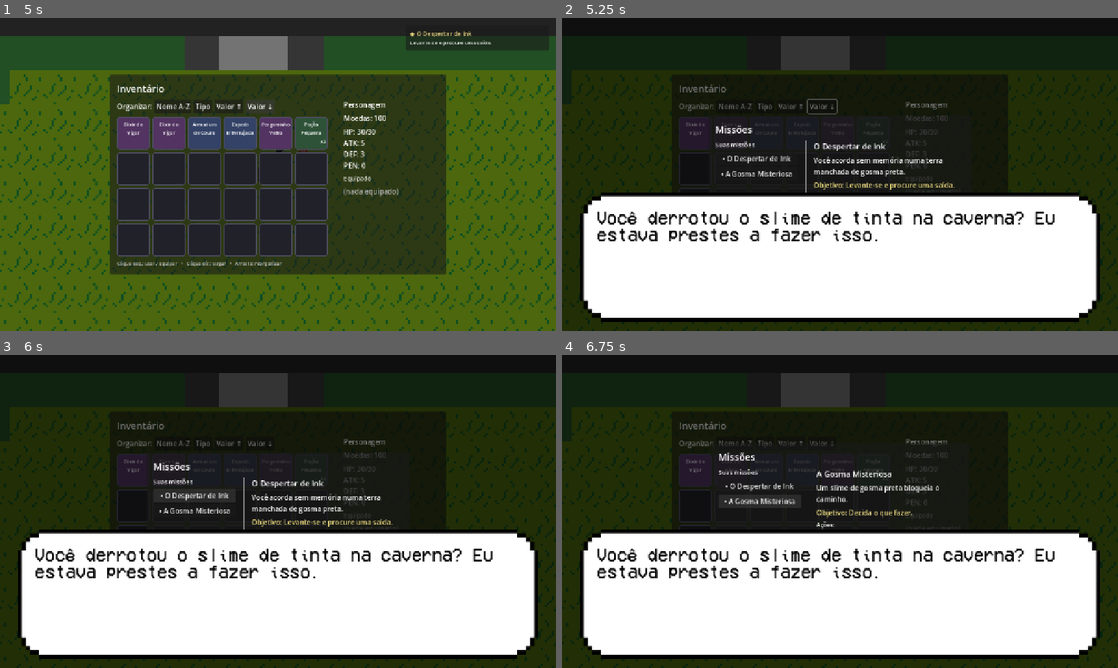
Above: before the commit, frames 1-4 (two rows, left to right).
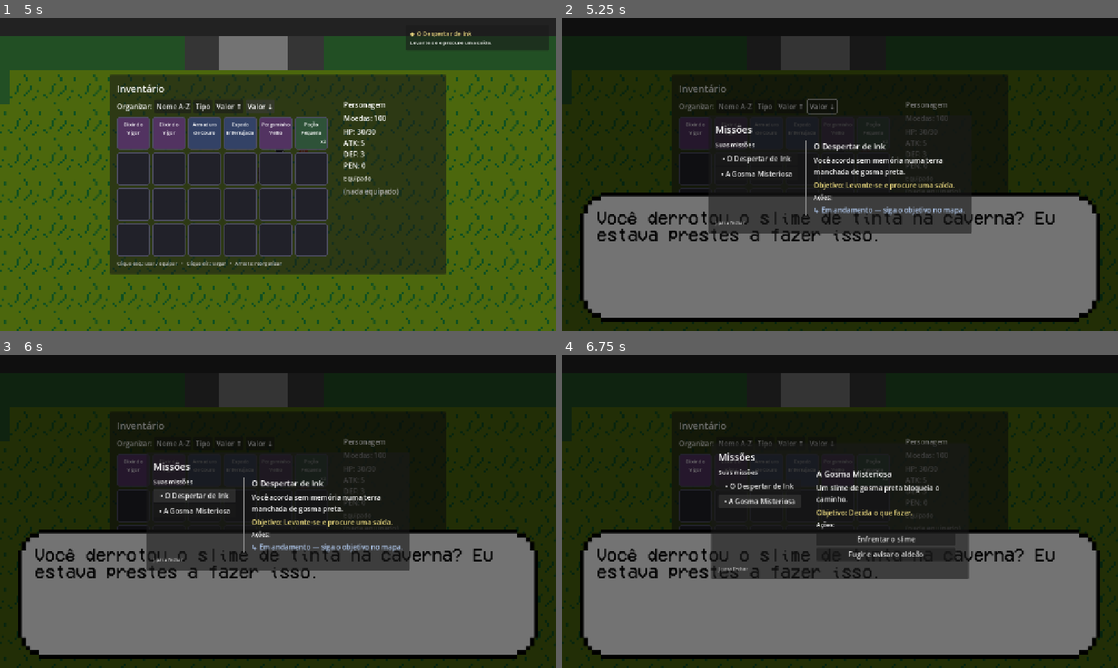
Above: after the commit, the same moments.

Repository: RodrigoAlvys/The-legend-of-Ink
Game: Godot game, scene res://mapas/mapa2.tscn
The game is run twice, just before and just after one commit, with the same random seed, the same clock (stepped at 60 frames per second) and the same inputs. This scene is started directly instead of the project's main scene.
Inputs (mouse positions are in pixels of both pictures, inside the frame that each line leads up to):
- Up to frame 1 (5 s): tap Enter at 0.5 s; move the mouse to (400, 158) at 0.52 s; hold Right (ui_right) 0.53-1.25 s; hold E (interact) 0.53-1.25 s; click (400, 158) at 0.67 s; tap I at 0.8 s; drag from (133, 133) to (250, 68) at 1.27 s; click "Nome A-Z" at 2 s; click "Tipo" at 2.75 s; click "Valor ↑" at 3.5 s; click "Valor ↓" at 4.25 s
- Up to frame 2 (5.25 s): tap Space at 5 s; move the mouse to (728, 133) at 5.02 s; hold Right (ui_right) from 5.03 s (still down); hold E (interact) from 5.03 s (still down); tap J at 5.1 s; click (728, 133) at 5.17 s
- Up to frame 3 (6 s): release Right (ui_right) at 5.75 s; release E (interact) at 5.75 s; click "• O Despertar de Ink" at 5.75 s
- Up to frame 4 (6.75 s): click "• A Gosma Misteriosa" at 6.5 s

Frame 1 is identical in both runs. In frame 2, 35% of the frame differs, in the area x 3-97%, y 55-96%; in frame 3, 35%; in frame 4, 35%.

Commit message:
Loja: comprar, vender e montante final
- shop.gd: carrinho de compra/venda, montante e validacao (moedas + espaco)
- shop_ui.gd: menu da loja com tooltips e aviso quando nao da pra confirmar
- amarelo_loja.gd: mercador abre a loja ao interagir (E)
- game.gd: cria a ShopUI
- inventory.gd: get_count soma todas as pilhas (vender nao-empilhavel em qtd)

Refs #12

Diff:
--- a/rp-gprojeto/inventory/inventory.gd
+++ b/rp-gprojeto/inventory/inventory.gd
@@ -51,8 +51,12 @@
 	return _find_slot(item) != -1
 
 func get_count(item: Item) -> int:
-	var idx: int = _find_slot(item)
-	return slots[idx]["count"] if idx != -1 else 0
+	# soma todas as pilhas do item (itens não-empilháveis ficam em vários slots)
+	var total: int = 0
+	for s in slots:
+		if s["item"].id == item.id:
+			total += int(s["count"])
+	return total
 
 # ---------------- ações no inventário ----------------
 func consume(index: int) -> bool:
--- /dev/null
+++ b/rp-gprojeto/inventory/shop.gd
@@ -0,0 +1,120 @@
+# Shop.gd
+# Lógica da loja (US-10). Trabalha com um "carrinho": o jogador escolhe o que
+# comprar e o que vender, vê o montante final (o que vai gastar/ganhar) e só no
+# botão Confirmar a transação acontece de verdade — atualizando moedas e itens.
+class_name Shop
+extends RefCounted
+
+const RAZAO_VENDA: float = 0.5   # a loja paga metade do valor ao comprar de você
+
+var inventory: Inventory
+var estoque: Array = []          # ids dos itens que o mercador vende
+
+# carrinho: id do item -> quantidade
+var compras: Dictionary = {}
+var vendas: Dictionary = {}
+
+# ---------------- preços ----------------
+func preco_compra(item: Item) -> int:
+	return item.value
+
+func preco_venda(item: Item) -> int:
+	return int(floor(item.value * RAZAO_VENDA))
+
+# ---------------- carrinho ----------------
+func add_compra(id: String) -> void:
+	compras[id] = int(compras.get(id, 0)) + 1
+
+func tira_compra(id: String) -> void:
+	if compras.has(id):
+		compras[id] -= 1
+		if compras[id] <= 0:
+			compras.erase(id)
+
+# Só vende item que o jogador tem e que não seja de missão; respeita a quantidade.
+func add_venda(id: String) -> void:
+	var item := ItemDatabase.get_item(id)
+	if item == null or item.type == Item.Type.QUEST:
+		return
+	var tem: int = inventory.get_count(item)
+	if int(vendas.get(id, 0)) < tem:
+		vendas[id] = int(vendas.get(id, 0)) + 1
+
+func tira_venda(id: String) -> void:
+	if vendas.has(id):
+		vendas[id] -= 1
+		if vendas[id] <= 0:
+			vendas.erase(id)
+
+func limpar() -> void:
+	compras.clear()
+	vendas.clear()
+
+# ---------------- balanço (RF-10c) ----------------
+func custo_compras() -> int:
+	var total: int = 0
+	for id in compras:
+		total += preco_compra(ItemDatabase.get_item(id)) * compras[id]
+	return total
+
+func ganho_vendas() -> int:
+	var total: int = 0
+	for id in vendas:
+		total += preco_venda(ItemDatabase.get_item(id)) * vendas[id]
+	return total
+
+# Montante final: quanto as moedas mudam no fim (vendas entram, compras saem).
+func montante() -> int:
+	return ganho_vendas() - custo_compras()
+
+func moedas_apos() -> int:
+	return inventory.coins + montante()
+
+# ---------------- validação ----------------
+func tem_moedas() -> bool:
+	return moedas_apos() >= 0
+
+# Conta quantos slots o inventário usaria depois da transação (compras ocupam,
+# vendas liberam), respeitando empilháveis. Nega a compra se não couber.
+func cabe_no_inventario() -> bool:
+	var bolsa: Dictionary = {}   # id -> {item, count}
+	for s in inventory.slots:
+		var it: Item = s["item"]
+		var atual: int = int(bolsa[it.id]["count"]) if bolsa.has(it.id) else 0
+		bolsa[it.id] = {"item": it, "count": atual + int(s["count"])}
+	for id in vendas:
+		if bolsa.has(id):
+			bolsa[id]["count"] -= vendas[id]
+			if bolsa[id]["count"] <= 0:
+				bolsa.erase(id)
+	for id in compras:
+		var it := ItemDatabase.get_item(id)
+		var atual: int = int(bolsa[id]["count"]) if bolsa.has(id) else 0
+		bolsa[id] = {"item": it, "count": atual + compras[id]}
+	var usados: int = 0
+	for id in bolsa:
+		var it: Item = bolsa[id]["item"]
+		usados += 1 if it.stackable else int(bolsa[id]["count"])
+	return usados <= Inventory.MAX_SLOTS
+
+func pode_confirmar() -> bool:
+	if compras.is_empty() and vendas.is_empty():
+		return false
+	return tem_moedas() and cabe_no_inventario()
+
+# ---------------- finalizar (RF-10a / RF-10b / RF-10f) ----------------
+# Aplica tudo de uma vez: vende (libera espaço + ganha moedas), depois compra.
+func confirmar() -> bool:
+	if not pode_confirmar():
+		return false
+	for id in vendas:
+		var item := ItemDatabase.get_item(id)
+		for i in range(vendas[id]):       # 1 a 1 (cobre item não-empilhável em vários slots)
+			inventory.remove_item(item, 1)
+		inventory.add_coins(preco_venda(item) * vendas[id])
+	for id in compras:
+		var item := ItemDatabase.get_item(id)
+		inventory.add_coins(-preco_compra(item) * compras[id])
+		inventory.add_item(item, compras[id])
+	limpar()
+	return true
--- /dev/null
+++ b/rp-gprojeto/inventory/shop_ui.gd
@@ -0,0 +1,246 @@
+# ShopUI.gd
+# Tela da loja (US-10), construída por código. Mostra o que dá pra comprar e o
+# que dá pra vender, com preços e tooltips. O jogador monta o carrinho, vê o
+# montante ao vivo e fecha o negócio no botão Confirmar.
+class_name ShopUI
+extends CanvasLayer
+
+var inventory: Inventory
+var shop: Shop
+
+var _root: Control
+var _buy_list: VBoxContainer
+var _sell_list: VBoxContainer
+var _coins_label: Label
+var _montante_label: Label
+var _apos_label: Label
+var _aviso_label: Label
+var _confirm_btn: Button
+
+func _ready() -> void:
+	_build()
+	_root.visible = false
+
+# Abre a loja com o estoque do mercador (lista de ids de item).
+func abrir(estoque: Array) -> void:
+	if inventory == null:
+		inventory = Game.inventory
+	shop = Shop.new()
+	shop.inventory = inventory
+	shop.estoque = estoque
+	_root.visible = true
+	_refresh()
+
+func fechar() -> void:
+	_root.visible = false
+
+func aberta() -> bool:
+	return _root != null and _root.visible
+
+# ---------------- construção ----------------
+func _build() -> void:
+	_root = Control.new()
+	_root.set_anchors_and_offsets_preset(Control.PRESET_FULL_RECT)
+	_root.mouse_filter = Control.MOUSE_FILTER_STOP
+	add_child(_root)
+
+	var dim := ColorRect.new()
+	dim.color = Color(0, 0, 0, 0.55)
+	dim.set_anchors_and_offsets_preset(Control.PRESET_FULL_RECT)
+	_root.add_child(dim)
+
+	var center := CenterContainer.new()
+	center.set_anchors_and_offsets_preset(Control.PRESET_FULL_RECT)
+	center.mouse_filter = Control.MOUSE_FILTER_IGNORE
+	_root.add_child(center)
+
+	var window := PanelContainer.new()
+	center.add_child(window)
+
+	var margin := MarginContainer.new()
+	for lado in ["margin_left", "margin_right", "margin_top", "margin_bottom"]:
+		margin.add_theme_constant_override(lado, 16)
+	window.add_child(margin)
+
+	var col := VBoxContainer.new()
+	col.add_theme_constant_override("separation", 10)
+	col.custom_minimum_size = Vector2(620, 0)
+	margin.add_child(col)
+
+	var titulo := Label.new()
+	titulo.text = "Loja"
+	titulo.add_theme_font_size_override("font_size", 22)
+	col.add_child(titulo)
+
+	var body := HBoxContainer.new()
+	body.add_theme_constant_override("separation", 16)
+	col.add_child(body)
+
+	# coluna comprar
+	body.add_child(_coluna("Comprar", true))
+	body.add_child(VSeparator.new())
+	# coluna vender
+	body.add_child(_coluna("Vender", false))
+
+	col.add_child(HSeparator.new())
+
+	# painel de balanço
+	_coins_label = Label.new()
+	col.add_child(_coins_label)
+	_montante_label = Label.new()
+	col.add_child(_montante_label)
+	_apos_label = Label.new()
+	_apos_label.add_theme_font_size_override("font_size", 16)
+	col.add_child(_apos_label)
+
+	# aviso do motivo de não dar pra confirmar (cheio / sem moeda)
+	_aviso_label = Label.new()
+	_aviso_label.add_theme_color_override("font_color", Color(0.95, 0.55, 0.5))
+	_aviso_label.add_theme_font_size_override("font_size", 13)
+	col.add_child(_aviso_label)
+
+	var botoes := HBoxContainer.new()
+	botoes.add_theme_constant_override("separation", 8)
+	col.add_child(botoes)
+	_confirm_btn = Button.new()
+	_confirm_btn.text = "Confirmar"
+	_confirm_btn.pressed.connect(_on_confirmar)
+	botoes.add_child(_confirm_btn)
+	var fechar_btn := Button.new()
+	fechar_btn.text = "Fechar (Esc)"
+	fechar_btn.pressed.connect(fechar)
+	botoes.add_child(fechar_btn)
+
+# cria uma coluna (comprar/vender) com título e a lista que será preenchida
+func _coluna(titulo: String, eh_compra: bool) -> VBoxContainer:
+	var c := VBoxContainer.new()
+	c.custom_minimum_size = Vector2(290, 320)
+	c.add_theme_constant_override("separation", 6)
+	var lbl := Label.new()
+	lbl.text = titulo
+	lbl.add_theme_font_size_override("font_size", 15)
+	c.add_child(lbl)
+	var scroll := ScrollContainer.new()
+	scroll.custom_minimum_size = Vector2(290, 300)
+	scroll.horizontal_scroll_mode = ScrollContainer.SCROLL_MODE_DISABLED
+	c.add_child(scroll)
+	var lista := VBoxContainer.new()
+	lista.size_flags_horizontal = Control.SIZE_EXPAND_FILL
+	lista.add_theme_constant_override("separation", 4)
+	scroll.add_child(lista)
+	if eh_compra:
+		_buy_list = lista
+	else:
+		_sell_list = lista
+	return c
+
+# ---------------- atualização ----------------
+func _refresh() -> void:
+	if shop == null:
+		return
+	for n in _buy_list.get_children():
+		n.queue_free()
+	for n in _sell_list.get_children():
+		n.queue_free()
+
+	# comprar: o estoque do mercador
+	for id in shop.estoque:
+		var item := ItemDatabase.get_item(id)
+		if item == null:
+			continue
+		_buy_list.add_child(_linha(item, shop.preco_compra(item),
+			int(shop.compras.get(id, 0)), true))
+
+	# vender: itens do jogador que não são de missão (agregados por id)
+	var vistos: Dictionary = {}
+	for s in inventory.slots:
+		var it: Item = s["item"]
+		if it.type == Item.Type.QUEST or vistos.has(it.id):
+			continue
+		vistos[it.id] = true
+		_sell_list.add_child(_linha(it, shop.preco_venda(it),
+			int(shop.vendas.get(it.id, 0)), false))
+	if _sell_list.get_child_count() == 0:
+		var vazio := Label.new()
+		vazio.text = "(nada pra vender)"
+		vazio.modulate = Color(0.7, 0.7, 0.7)
+		_sell_list.add_child(vazio)
+
+	_atualizar_balanco()
+
+# uma linha de item: nome + preço, contador no carrinho e botões [-] [+]
+func _linha(item: Item, preco: int, qtd_carrinho: int, eh_compra: bool) -> PanelContainer:
+	var painel := PanelContainer.new()
+	var linha := HBoxContainer.new()
+	linha.add_theme_constant_override("separation", 6)
+	painel.add_child(linha)
+
+	var info := VBoxContainer.new()
+	info.size_flags_horizontal = Control.SIZE_EXPAND_FILL
+	var nome := Label.new()
+	nome.text = item.name
+	nome.tooltip_text = "%s\n[%s] • Valor: %d\n%s" % [item.name, item.type_label(), item.value, item.description]
+	info.add_child(nome)
+	var preco_lbl := Label.new()
+	preco_lbl.text = ("Compra: %d" % preco) if eh_compra else ("Venda: %d" % preco)
+	preco_lbl.add_theme_font_size_override("font_size", 11)
+	preco_lbl.modulate = Color(0.85, 0.82, 0.5)
+	info.add_child(preco_lbl)
+	linha.add_child(info)
+
+	var menos := Button.new()
+	menos.text = "−"
+	menos.custom_minimum_size = Vector2(30, 0)
+	linha.add_child(menos)
+
+	var qtd := Label.new()
+	qtd.text = str(qtd_carrinho)
+	qtd.custom_minimum_size = Vector2(22, 0)
+	qtd.horizontal_alignment = HORIZONTAL_ALIGNMENT_CENTER
+	linha.add_child(qtd)
+
+	var mais := Button.new()
+	mais.text = "+"
+	mais.custom_minimum_size = Vector2(30, 0)
+	linha.add_child(mais)
+
+	var id: String = item.id
+	if eh_compra:
+		mais.pressed.connect(func(): shop.add_compra(id); _refresh())
+		menos.pressed.connect(func(): shop.tira_compra(id); _refresh())
+	else:
+		mais.pressed.connect(func(): shop.add_venda(id); _refresh())
+		menos.pressed.connect(func(): shop.tira_venda(id); _refresh())
+	return painel
+
+func _atualizar_balanco() -> void:
+	var m: int = shop.montante()
+	_coins_label.text = "Moedas: %d" % inventory.coins
+	_montante_label.text = "Montante: %s%d" % [("+" if m >= 0 else ""), m]
+	_montante_label.modulate = Color(0.5, 0.9, 0.5) if m >= 0 else Color(0.95, 0.55, 0.5)
+	_apos_label.text = "Moedas após: %d" % shop.moedas_apos()
+	_confirm_btn.disabled = not shop.pode_confirmar()
+	# explica por que o Confirmar está bloqueado
+	if shop.compras.is_empty() and shop.vendas.is_empty():
+		_aviso_label.text = ""
+	elif not shop.tem_moedas():
+		_aviso_label.text = "Moedas insuficientes"
+	elif not shop.cabe_no_inventario():
+		_aviso_label.text = "Sem espaço no inventário (venda algo antes)"
+	else:
+		_aviso_label.text = ""
+
+# ---------------- ações ----------------
+func _on_confirmar() -> void:
+	if shop.confirmar():
+		Game.notify("Negócio fechado!")
+		_refresh()
+	elif not shop.tem_moedas():
+		Game.notify("Moedas insuficientes!")
+	elif not shop.cabe_no_inventario():
+		Game.notify("Inventário cheio!")
+
+func _input(event: InputEvent) -> void:
+	if _root.visible and event is InputEventKey and event.pressed and not event.echo and event.keycode == KEY_ESCAPE:
+		fechar()
+		get_viewport().set_input_as_handled()
--- a/rp-gprojeto/npcs/amarelo_loja.gd
+++ b/rp-gprojeto/npcs/amarelo_loja.gd
@@ -1,7 +1,10 @@
 extends CharacterBody2D
 
+# Itens que este mercador vende (ids do ItemDatabase).
+@export var estoque: Array[String] = [
+	"potion_s", "potion_l", "sword_rusty", "armor_leather", "ring_ink", "elixir_vigor"
+]
+
 func interact():
-	DialogueUI.start_dialogue([
-		"Opa, mais um cliente?",
-		"Bom, infelizmente ainda estou arrumando minha loja, mas quando estiver tudo em ordem, quero te ver mais vezes por aqui hein."
-	])
+	if Game.shop_ui != null and not Game.shop_ui.aberta():
+		Game.shop_ui.abrir(estoque)
--- a/rp-gprojeto/scripts/game.gd
+++ b/rp-gprojeto/scripts/game.gd
@@ -10,6 +10,9 @@
 
 # Notificações (coleta de itens, etc.)
 var notifications: NotificationUI
+
+# Loja (mercador)
+var shop_ui: ShopUI
 
 # missões
 var missions: MissionManager
@@ -38,6 +41,11 @@
 	add_child(notifications)
 	# ao largar um item do inventário, ele aparece no chão pra ser coletado
 	inventory.item_dropped.connect(_on_item_dropped)
+
+	# loja (aberta pelo mercador)
+	shop_ui = ShopUI.new()
+	shop_ui.inventory = inventory
+	add_child(shop_ui)
 
 	missions = MissionManager.new()
 	missions.inventory = inventory      # pra entregar recompensa no inventário
